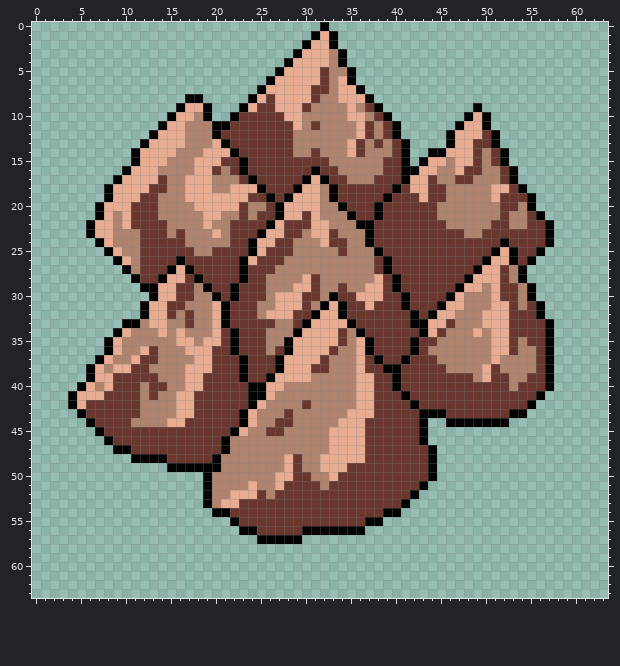
Pixel-art sprite, stored at public/assets/Tiles/Plains/Mountains/sheet01.png. The first picture shows the starting point.
The file is 64x64 pixels.
The same view after the edit:
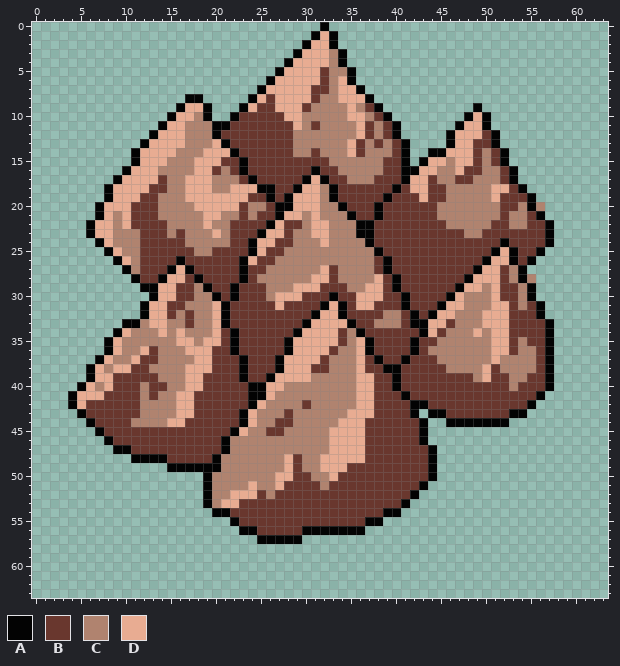
Palette (. is transparent): A #030303  B #69372e  C #b0836f  D #e8ac92
What changed:
@@ x 23..58 @@
 17 BABBBBBADABBCCCBBBADDBCCBBCCCBA.....
-18 DDABBBADDCABBBBBBABDDBBCCCCCDDBA....
+18 DDAABBADDCABBBBBBABDDBBCCCCCDDBA....
 19 DBBABADDDCABBBBBABBBDBBCCCCCDBBBA...
-20 BCCBADDDDCCABBBABBBBBBCCCCCCCBBCA...
-21 BCBBADDBDCCCABBABBBBBBCCCCCCCBCCBA..
-22 BBBADBBBDDCCCAABBBBBBBBCCCCCBBCCBBA.
-23 BBADDBBCDDBCCCABBBBBBBBBBCCBBBBBBBA.
-24 BADDBBCCCDBBCCABBBBBBBBBBBBBBABBBBA.
-25 BADBBBCCCCCBCCCABBBBBBBBBBBBADABBA..
-26 ADBBBCCCCCCCCCCBABBBBBBBBBBADDABA...
-27 ABBBCCCCCCCCCCCBABBBBBBBBBADDBCA....
-28 ABBCCCCDBCCCCCCDBABBBBBBBADDDBCA....
-29 BBBCCCDDBCCBCCDDBABBBBBBADDCDBBCA...
-30 BBBCDDDBBCABBDDDBBABBBBADCCCDBBCA...
-31 BBCCDDDBCADABBDBBBABBBADDCCCDDBCBA..
-32 BBCDDDBBADDABBBBBBBABADDCCCDDDBBBA..
-33 BBBBCCBADDDDABBBBBBAADDBCCCDDDBBBBA.
-34 BBBCCCADDDDBCABBBBBBADBCCCDCDDBBBBA.
-35 BBBCCADDDDDBCDABBBBABBCCCCCCDDBCBBA.
-36 BBBCBADDDDBCCDABBBBABCCCCCCCDDBCCBA.
+20 BCCBAADDDCCABBBABBBBBBCCCCCCCBBCAC..
+21 BCBBADDCDCCCABBABBBBBBCCCCCCCBCCBA..
+22 BBBADBBCDDCCCAABBBBBBBBCCCCCBBCCBBA.
+23 BBADDBCCDDCCCAABBBBBBBBBBCCBBBBBBBA.
+24 BADDBBCCCDCCCCABBBBBBBBBBBBBBABBBBA.
+25 BADBBCCCCCCCCCCABBBBBBBBBBBBADABBA..
+26 ADBBCCCCCCCCCCCBABBBBBBBBBBADDABA...
+27 ABBCCCCCCDBCCCCBABBBBBBBBBADDBCA....
+28 ABCCCCCCDDBCCCCDBABBBBBBBADDDBCAC...
+29 BBBCCCDDDBBBCCDDBABBBBBBADDCDBBCA...
+30 BBBCDDDBBBABBDDDBBABBBBADCCCDBBCA...
+31 BBBBDBBBBADABDDBBBABBBADDCCCDDBCBA..
+32 BBBBBBBBADDABBBBCCBABADDCCCDDDBBBA..
+33 BBBBBBBADDDDABBCCCBAADDBCCCDDDBBBBA.
+34 BBBBBBADDDDBCABBBBBBADBCCCDCDDBBBBA.
+35 BBBBBADDDDDBCDABBBBABBCCCCCCDDBCBBA.
+36 BBBBBADDDDBCCDABBBBABCCCCCCCDDBCCBA.
 37 ABBBADDDDBCCCDBABBABBBCCCCCCDCCCCBA.
@@ x 40..45 @@
 41 BABBBB
-42 BBABBB
-43 BBBAAA
+42 BBAABB
+43 BBA.AA
 44 BBBA..
